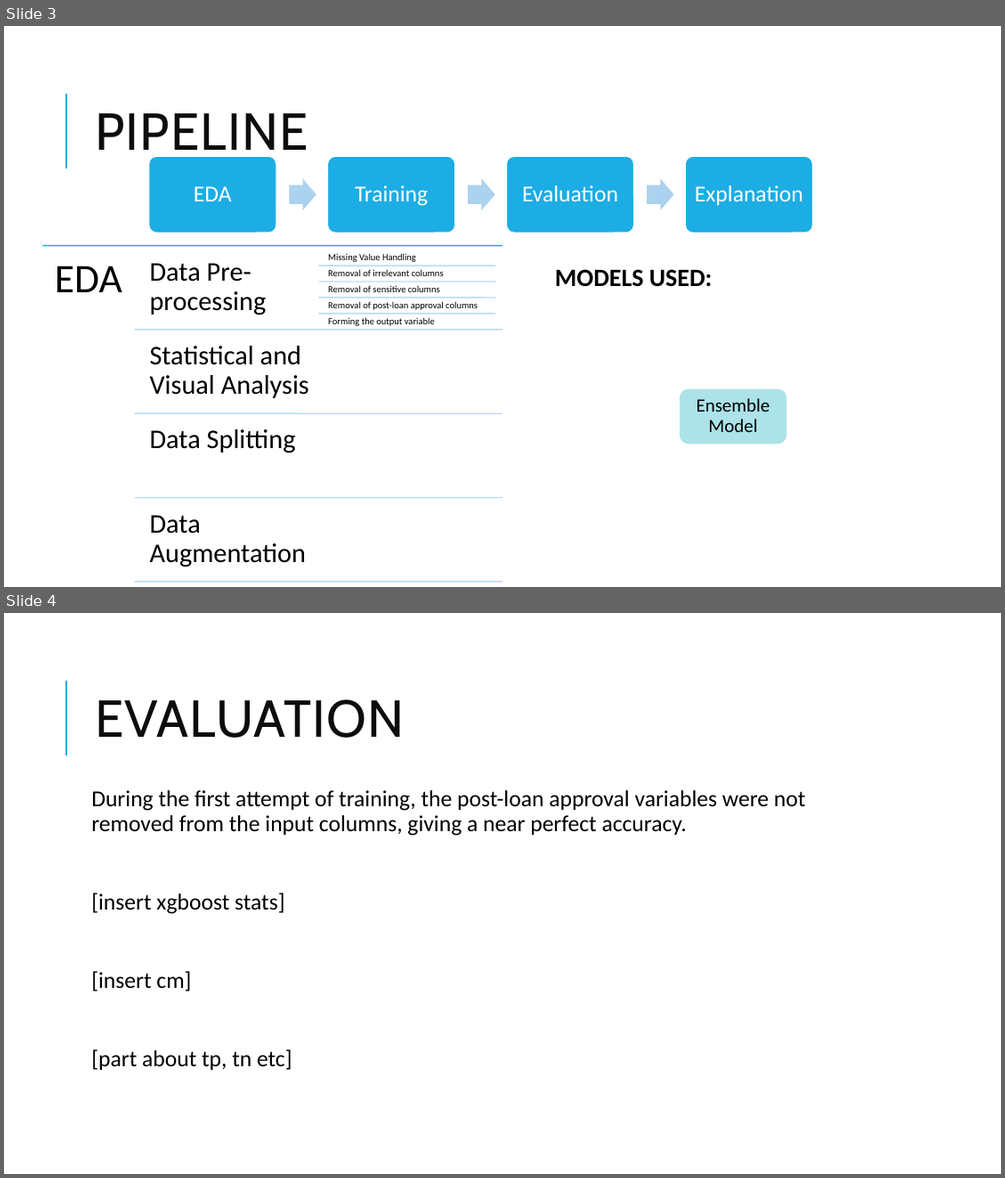
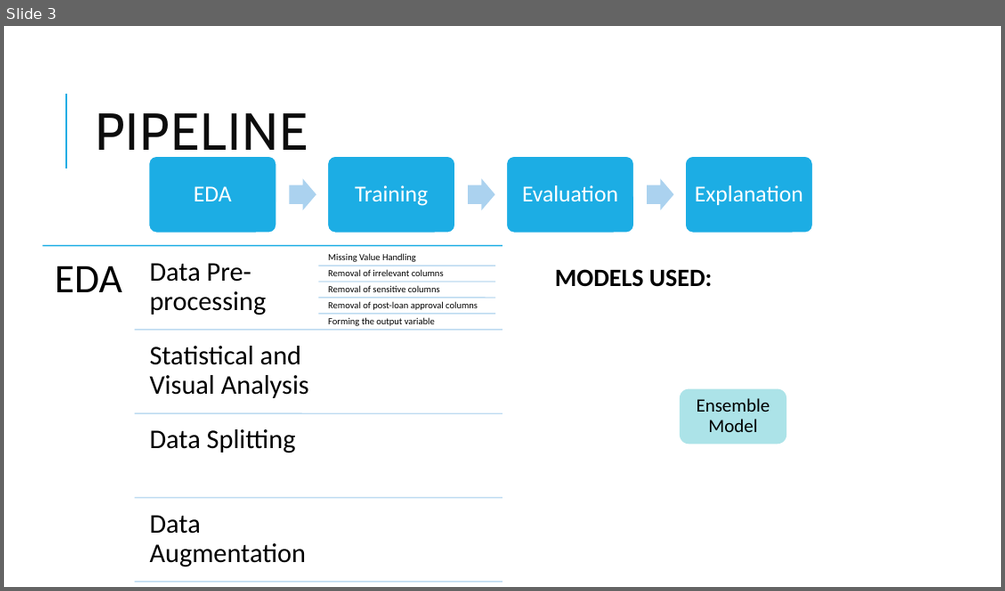
Before and after one commit to unnati026/JPMC-Case-Study, a slide deck: JPMC CCB Risk Modelling Case Study.pptx. Shown one above the other, each under a label of ours: slides 3 and 4 before the commit, slide 3 after it. The pictures are 1005x1178 and 1005x591 pixels, drawn with LibreOffice and Linux fonts; fonts in the diff are those of the drawing. Boxes give left, top, right and bottom in pixels: in the first picture for what was removed or moved away, otherwise in the second. Text is boxed around its words. In the diff, an @@ line names an element or a change of style, - is before the commit and + after.

```diff
--- a/JPMC CCB Risk Modelling Case Study.pptx
+++ b/JPMC CCB Risk Modelling Case Study.pptx
@@ slide 4 removed at [4,613,1001,1174], background #FFFFFF; not listed: 1 template element that a slide beside it also shows @@
@@ title removed at [95,699,404,738] @@
-EVALUATION
@@ text removed at [91,790,806,1070] @@
-During the first attempt of training, the post-loan approval variables were not removed from the input columns, giving a near perfect accuracy.
-[insert xgboost stats]
-[insert cm]
-[part about tp, tn etc]
```
Also in this commit, not shown: 1 slide changed, 3 slides added, 1 other slide removed, 1 other file.
